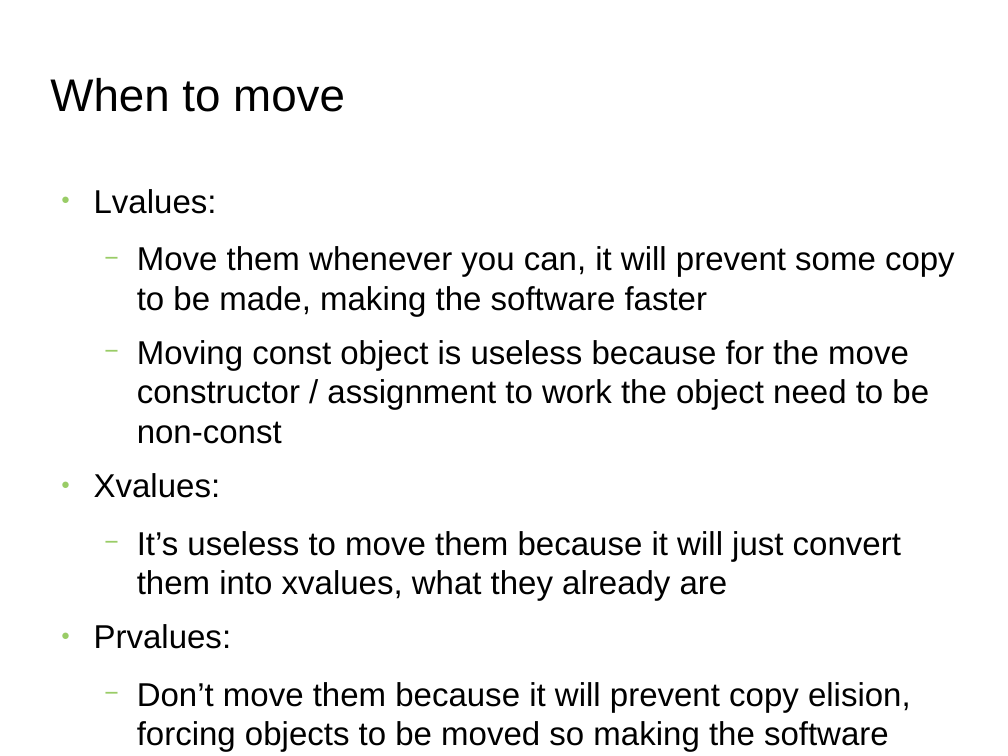
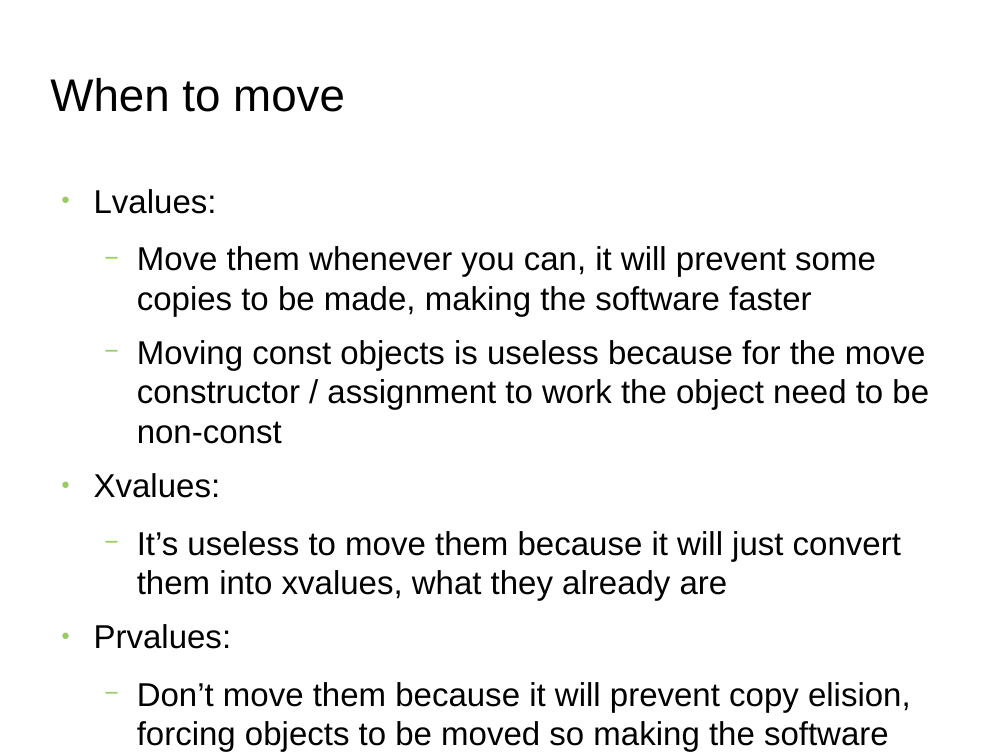
Before and after one commit to FranckRJ/CPP-trainings, a slide deck: slide 19 of traning-move.odp. Drawn at 1008x756 pixels with LibreOffice and Linux fonts; fonts in the diff are those of the drawing; background and template pictures are left out. Boxes give left, top, right and bottom in pixels: in the first picture for what was removed or moved away, otherwise in the second. Text is boxed around its words. In the diff, an @@ line names an element or a change of style, - is before the commit and + after.

```diff
--- a/traning-move.odp
+++ b/traning-move.odp
@@ text at bbox=[137, 246, 929, 444]: text changed @@
-  − Move them whenever you can, it will prevent some copy to be made, making the software faster
-  − Moving const object is useless because for the move constructor / assignment to work the object need to be non-const
+  − Move them whenever you can, it will prevent some copies to be made, making the software faster
+  − Moving const objects is useless because for the move constructor / assignment to work the object need to be non-const
```
Also in this commit, not shown: 8 other slides changed, 1 other file.
